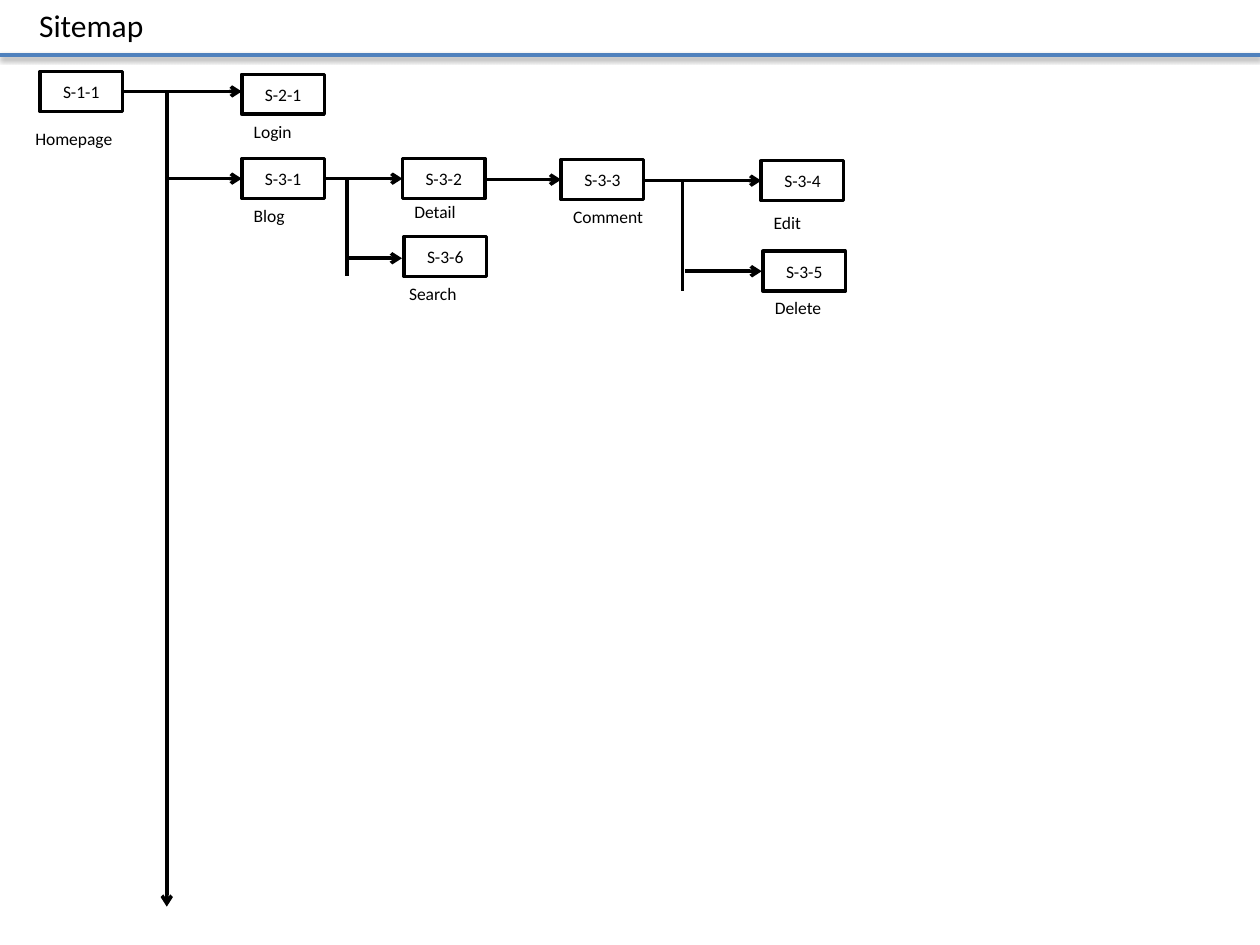
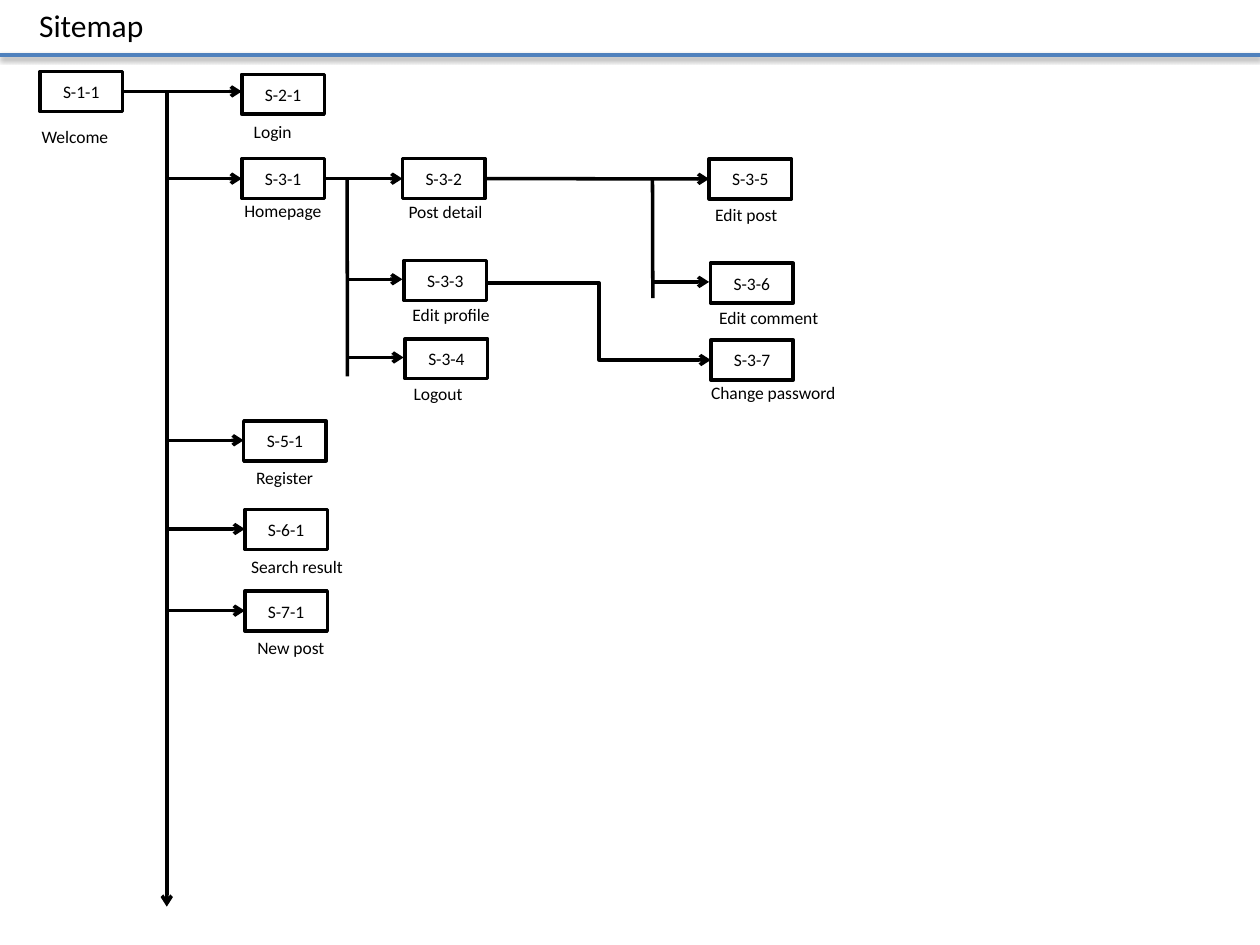
Before and after one commit to Mulodo-Java-Training/miniblog-le.tri, a slide deck: slide 2 of doc/frontend/wireframe/TRN-MiniBlog_WireframeDesign_TRILE.pptx. Drawn at 1260x945 pixels with LibreOffice and Linux fonts; fonts in the diff are those of the drawing. Boxes give left, top, right and bottom in pixels: in the first picture for what was removed or moved away, otherwise in the second. Text is boxed around its words. In the diff, an @@ line names an element or a change of style, - is before the commit and + after.

```diff
--- a/doc/frontend/wireframe/TRN-MiniBlog_WireframeDesign_TRILE.pptx
+++ b/doc/frontend/wireframe/TRN-MiniBlog_WireframeDesign_TRILE.pptx
@@ text added at (42,131,109,143), 10 pt, text #000000 @@
+Welcome
@@ arrow moved from (644, 180) - (761, 180) to (485, 179) - (709, 179) @@
@@ line moved from (683, 180) - (683, 291) to (653, 179) - (653, 299) @@
@@ rectangle "S-3-5": place and size @@
-rectangle "S-3-5" at (764,251,845,291)
+rectangle "S-3-5" at (709,159,791,199)
@@ text "Homepage": place and size @@
-text "Homepage" at (35,133,112,148)
+text "Homepage" at (244,205,321,220)
@@ line moved from (346, 180) - (346, 276) to (346, 180) - (348, 377) @@
@@ text at (409,206,483,218): text changed @@
-Detail
+Post detail
@@ text at (715,209,777,224): text changed @@
-Edit
+Edit post
@@ text removed at (254,210,285,225) @@
-Blog
@@ rectangle "S-3-3": place and size @@
-rectangle "S-3-3" at (404,237,486,277)
+rectangle "S-3-3" at (404,261,486,301)
@@ rectangle "S-3-6": place and size @@
-rectangle "S-3-6" at (561,160,643,200)
+rectangle "S-3-6" at (711,263,793,304)
@@ arrow moved from (346, 258) - (402, 258) to (346, 280) - (402, 280) @@
@@ text in rectangle at (427,275,463,287): text changed @@
-S-3-6
+S-3-3
@@ elbow arrow added from (488, 284) to (711, 360), #000000 2 pt @@
@@ arrow moved from (685, 271) - (762, 271) to (653, 282) - (709, 282) @@
@@ text in rectangle at (734,278,770,290): text changed @@
-S-3-3
+S-3-6
@@ text added at (412,309,490,324), 10 pt, text #000000 @@
+Edit profile
@@ text at (719,312,818,324): text changed @@
-Comment
+Edit comment
@@ text removed at (775,302,821,314) @@
-Delete
@@ arrow added from (348, 358) to (403, 358), #000000 2 pt @@
@@ rectangle "S-3-4": place and size @@
-rectangle "S-3-4" at (761,161,843,202)
+rectangle "S-3-4" at (406,339,488,379)
@@ rectangle added at (711,340,793,381), fill #FFFFFF, outline #000000 2 pt, 10 pt, text #000000 @@
+S-3-7
@@ text added at (414,388,463,403), 10 pt, text #000000 @@
+Logout
@@ text added at (711,387,836,402), 10 pt, text #000000 @@
+Change password
@@ arrow moved from (484, 180) - (561, 180) to (166, 440) - (243, 440) @@
@@ rectangle added at (243,421,325,461), fill #FFFFFF, outline #000000 2 pt, 10 pt, text #000000 @@
+S-5-1
@@ text added at (256,472,313,487), 10 pt, text #000000 @@
+Register
@@ rectangle added at (244,509,326,549), fill #FFFFFF, outline #000000 2 pt, 10 pt, text #000000 @@
+S-6-1
@@ arrow added from (168, 529) to (244, 529), #000000 2 pt @@
@@ text at (251,561,342,573): text changed @@
-Search
+Search result
@@ rectangle added at (244,591,326,631), fill #FFFFFF, outline #000000 2 pt, 10 pt, text #000000 @@
+S-7-1
@@ arrow added from (168, 611) to (244, 611), #000000 2 pt @@
@@ text added at (257,642,324,657), 10 pt, text #000000 @@
+New post
```
Also in this commit, not shown: 3 other slides changed, 10 slides added.
